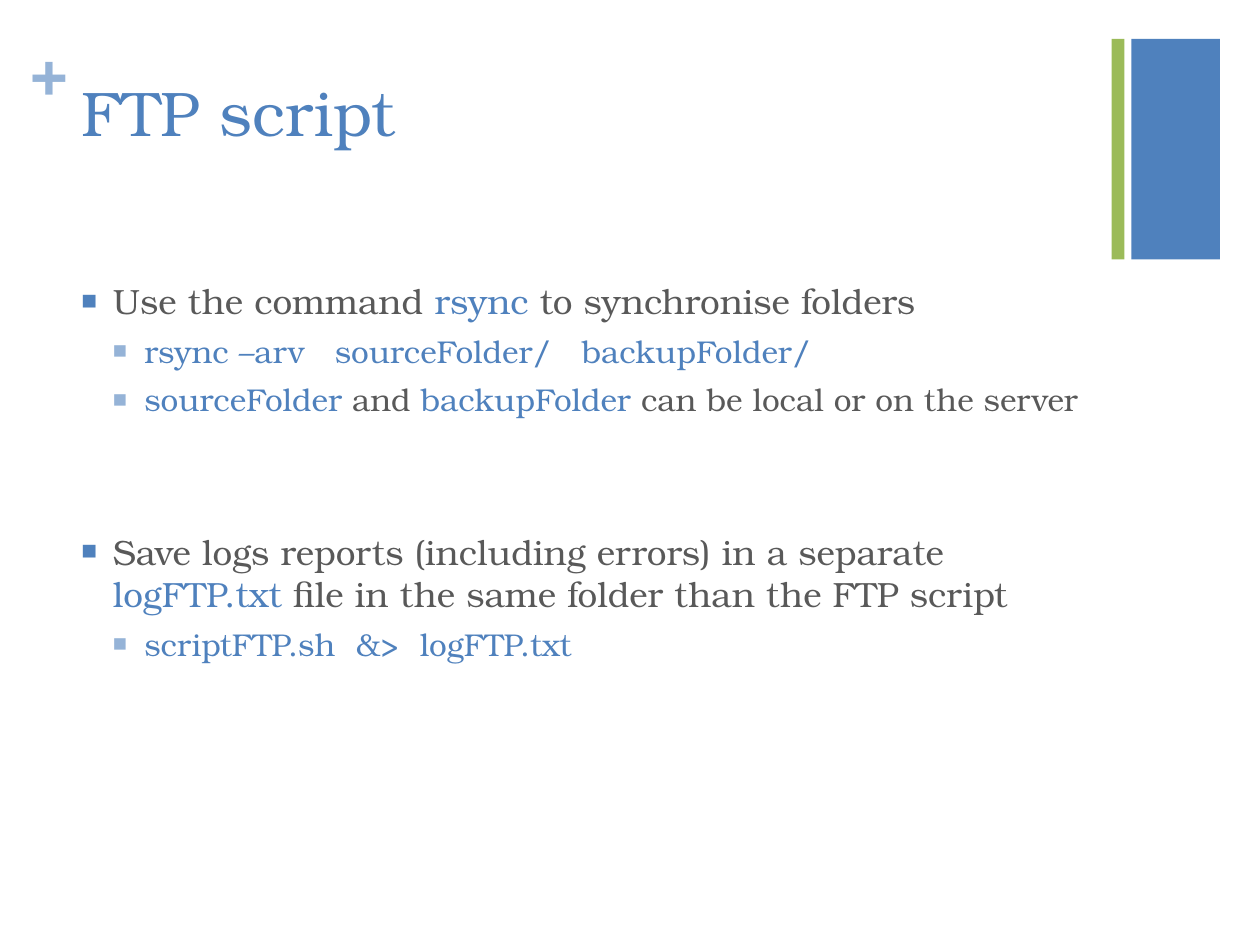
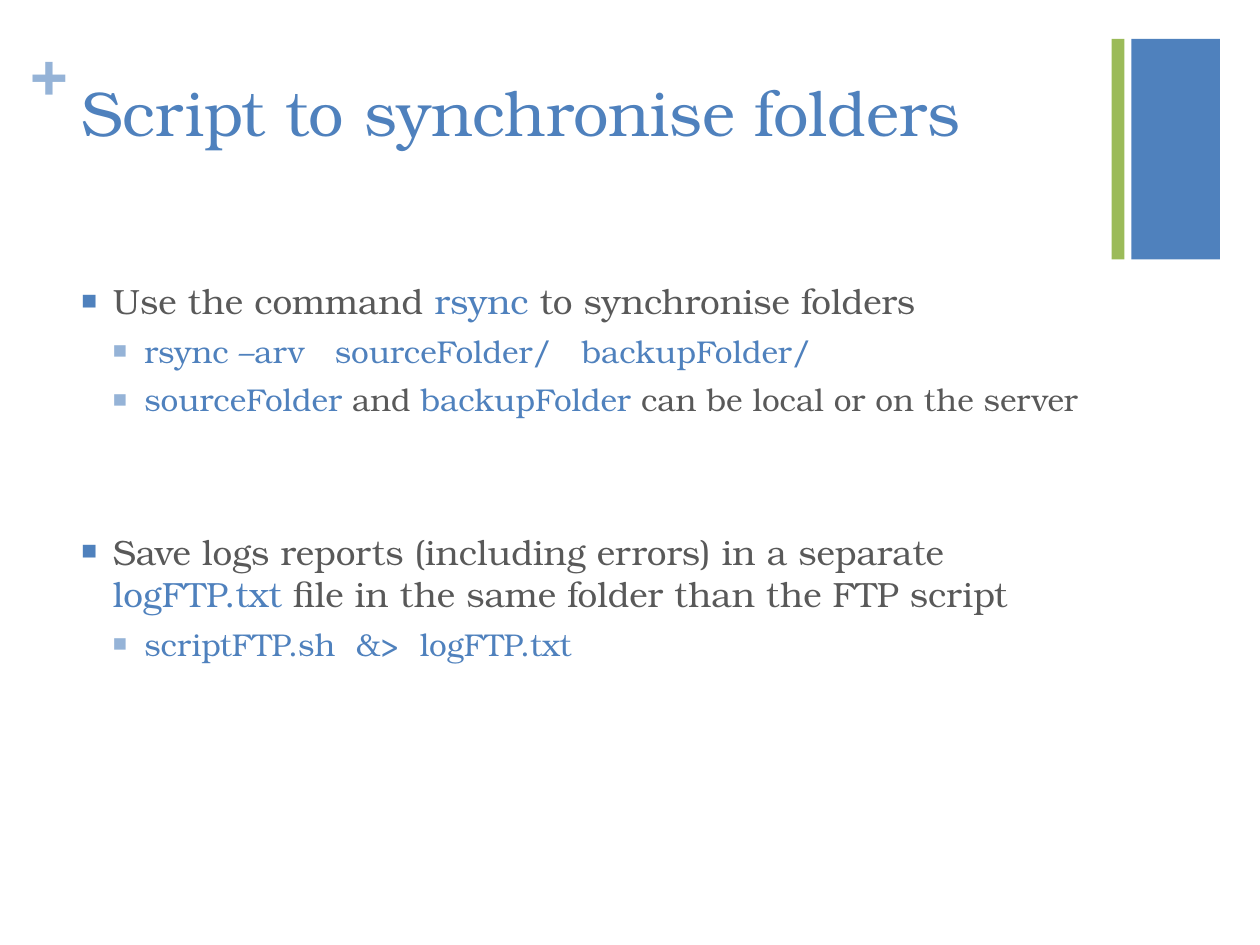
Before and after one commit to kiago/isepse2014, a slide deck: slide 4 of projects/easyBackup/easyBackupPresentation.pptx. Drawn at 1260x945 pixels with LibreOffice and Linux fonts; fonts in the diff are those of the drawing. Boxes give left, top, right and bottom in pixels: in the first picture for what was removed or moved away, otherwise in the second. Text is boxed around its words. In the diff, an @@ line names an element or a change of style, - is before the commit and + after.

```diff
--- a/projects/easyBackup/easyBackupPresentation.pptx
+++ b/projects/easyBackup/easyBackupPresentation.pptx
@@ title at box(81, 90, 960, 151): text changed @@
-FTP script
+Script to synchronise folders
```
Also in this commit, not shown: 1 other slide changed.
